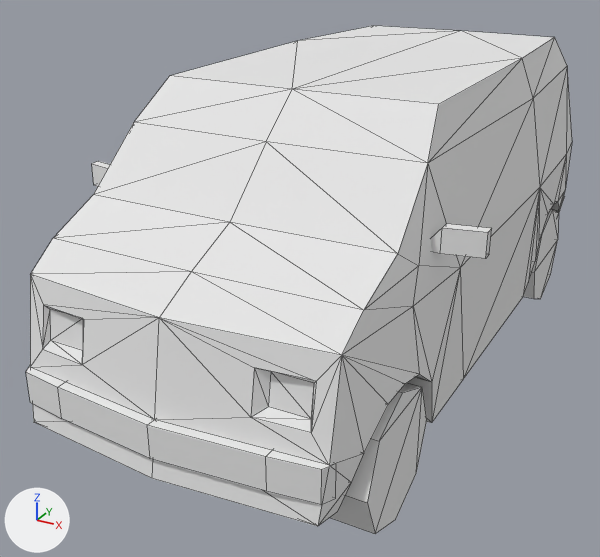
What one commit did to the OBJ model Assets/Models/PSX_Style_Cars_by_GGBot_(August2023)/Car 04/Car4.obj.
The view is the same before and after, from a camera (50 mm lens) standing at (3.09, -6.7, 3.9) and looking at (-0.34, -0.47, 0.78). Arrows for +X, +Y and +Z are at lower left; the lights stay in place. The first picture is the older version. Mesh edges are drawn as thin lines. Where no turn or scale is listed for an object, it has been applied to the vertices.

Names of what the first picture shows: 'Car4'.
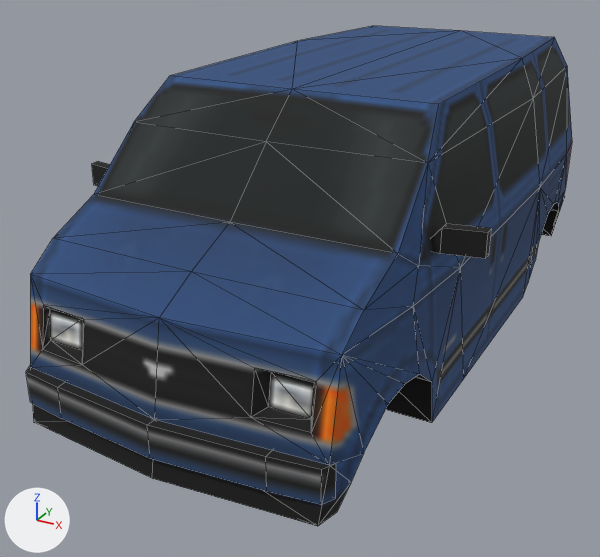
What the commit changed:
Picture 'car4.png' (img_car4_png) is new.
In material 'car4_mat' (mat_car4_mat), base_color is no longer (0.8, 0.8, 0.8), white #e7e7e7.
In material 'car4_mat' (mat_car4_mat), texture is now set to img_car4_png.
In material 'car4_mat' (mat_car4_mat), roughness goes from 1.0 to 0.895.
me_car4 is used by ob_car4; location (0.0, 0.0, 0.0).
me_car4 had 264 vertices, 380 faces and spanned x -1.7..1.7, y -3.15..3.15, z -0.04..2.71.
me_car4 now has 200 vertices, 316 faces and spans x -1.7..1.7, y -3.15..3.15, z 0.4..2.71.
me_car4 part 1: the loose piece of 16 vertices spanning x 1.02..1.41, y -2.76..-1.71, z -0.04..1.01 is deleted.
me_car4 part 2: the loose piece of 16 vertices spanning x 0.99..1.38, y 1.44..2.49, z -0.04..1.01 is deleted.
Other edits to the shape of me_car4 do not show in these pictures.

Changed parts and their boxes (x1, y1, x2, y2) in the pictures (600 x 557 px):
'Car4', surface changed, reshaped (darker): before (26, 26, 572, 534); after (26, 26, 572, 526)
part 1 of me_car4, deleted: before (330, 383, 427, 534)
part 2 of me_car4, deleted: before (523, 209, 559, 299)
